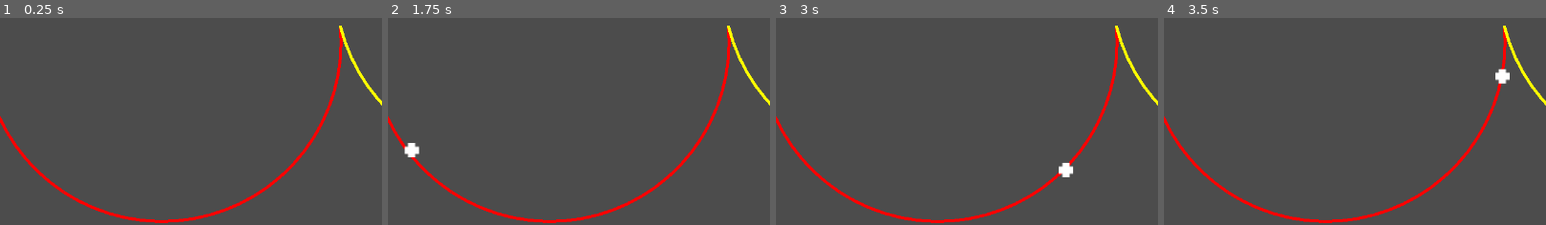
Above: before the commit, frames 1-4 (left to right).
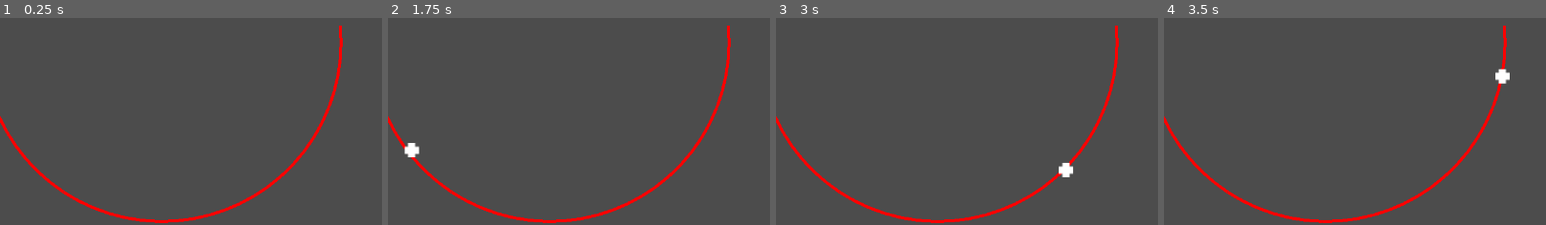
Above: after the commit, the same moments.

Repository: GalileoCap/GDT_CualqierCaida
Game: Godot game, scene res://Scenes/Main.tscn
Same seed, same stepped clock (60 frames per second), same inputs: the game is played once before the commit and once after it.
Inputs:
- Up to frame 1 (0.25 s): no input
- Up to frame 2 (1.75 s): no input
- Up to frame 3 (3 s): no input
- Up to frame 4 (3.5 s): no input
The pictures show only the part of the screen within x 50-100%, y 48-98%; the shares and areas given below are measured in that part.

The runs differ from the first frame. In frame 1, 0.4% of the frame differs, in the area x 88-100%, y 3-43%; in frame 2, 0.4%; in frame 3, 0.4%; in frame 4, 0.4%.

Commit message:
Ahora posta posta es multi pista

Diff:
--- a/Scenes/Main.gd
+++ b/Scenes/Main.gd
@@ -6,16 +6,6 @@
 #La posicion sobre la rampa es xr = posicion_inicial + g * sin(alfa1) * 0.5 * t^2
 
 const escala = 100.0 #Un metro = 10 pixeles
-
-#Para cada rampa qe qerramos agregar
-#va a haber qe agregar una rampa aca y definir los valores en el _ready
-var rampa1 = {}
-
-var rampa2 = {}
-
-var rampa3 = {}
-
-var rampa4 = {}
 
 ############################################################################################
 
@@ -34,8 +24,16 @@
 	$Pelota.position.x = posIn_x * escala
 	$Pelota.position.y = posIn_y * escala
 
-	#Definimos los valores de las rampas
-	#Rampa 1:
+	#El orden de las rampas
+	Pista.push_back(rampa_L_baja())
+	Pista.push_back(rampa_L_sube())
+	Pista.push_back(rampa_C_horizontal())
+
+	arreglar_pista(Pista)
+
+#Definimos los valores de las rampas
+func rampa_L_baja():
+	var rampa1 = {}
 	rampa1.T = "L" #Qe estilo de rampa es ("L" = Lineal)
 	rampa1.x0 = posIn_x #El inicio de la rampa
 	rampa1.y0 = posIn_y #(si no lo especificamos el programa continua la rampa anterior)
@@ -43,35 +41,25 @@
 	rampa1.Dy = + 2.40 #Y el Y
 	rampa1.alfa = atan2(rampa1.Dy, rampa1.Dx) #El angulo de la pendiente
 	rampa1.col = Color(0, 100, 0) #El color de la rampa en Red Green Blue
+	return(rampa1)
 
-	#Rampa 2:
+func rampa_L_sube():
+	var rampa2 = {}
 	rampa2.T = "L"
 	rampa2.Dx = + 3.10
 	rampa2.Dy = - 1.0
 	rampa2.alfa = atan2(rampa2.Dy, rampa2.Dx)
 	rampa2.col = Color(0, 0, 100)
+	return(rampa2)
 
-	#Ramoa 3:
+func rampa_C_horizontal():
+	var rampa3 = {}
 	rampa3.T = "C" #"C" = circular
 	rampa3.r = 3.0 #Radio
 	rampa3.Dx = rampa3.r * 2 - 0.1
 	rampa3.Dy = -1
 	rampa3.col = Color(100, 0, 0)
-
-	#Rampa 4:
-	rampa4.T = "C"
-	rampa4.r = 3.0
-	rampa4.Dx = rampa3.r * 2 - 0.1
-	rampa4.Dy = -1
-	rampa4.col = Color(50, 50, 0)
-
-	#El orden de las rampas
-	Pista.push_back(rampa1)
-	Pista.push_back(rampa2)
-	Pista.push_back(rampa3)
-	Pista.push_back(rampa4)
-
-	arreglar_pista(Pista)
+	return(rampa3)
 
 func dist(par):
 	return(sqrt(pow(par.x1 - par.x0, 2) + pow(par.y1 - par.y0, 2)))
@@ -148,7 +136,7 @@
 #Calcula la posicion sobre la rampa redonda, el chiste es qe la imaginamos como muchos
 #mini planos, por lo qe podemos hacer el calculo del plano una y otra vez para
 #calcular la velocidad.
-func calculo_rampa_redonda(dt):
+func calculo_rampa_redonda(dt, rampa3):
 	var mix = $Pelota.position.x / escala #Averigua donde esta la pelota
 	var temp1 = sqrt(pow(rampa3.r, 2) - pow(mix - rampa3.xc, 2)) #dy
 	var alfa = atan2(1, 2 * temp1) #dy/dx = 1/temp1.,
@@ -168,12 +156,9 @@
 	$Velocimetro.scale.x = vr / 10 #La velocidad
 	$Acelerometro.scale.x = ar / 20 #La aceleracion
 
-	#Se fija en qe rampas esta, y cambia las variables
-	if $Pelota.position.x < rampa1.x1 * escala and $Pelota.position.x >= rampa1.x0 * escala:
-		calculo_rampa_recta(delta, rampa1.alfa)
-
-	if $Pelota.position.x < rampa2.x1 * escala and $Pelota.position.x >= rampa2.x0 * escala:
-		calculo_rampa_recta(delta, rampa2.alfa)
-
-	if $Pelota.position.x < rampa3.x1 * escala and $Pelota.position.x >= rampa3.x0 * escala:
-		calculo_rampa_redonda(delta)
+	for parte in Pista:
+		if $Pelota.position.x < parte.x1 * escala and $Pelota.position.x >= parte.x0 * escala:
+			if parte.T == "C":
+				calculo_rampa_redonda(delta, parte)
+			else:
+				calculo_rampa_recta(delta, parte.alfa)
